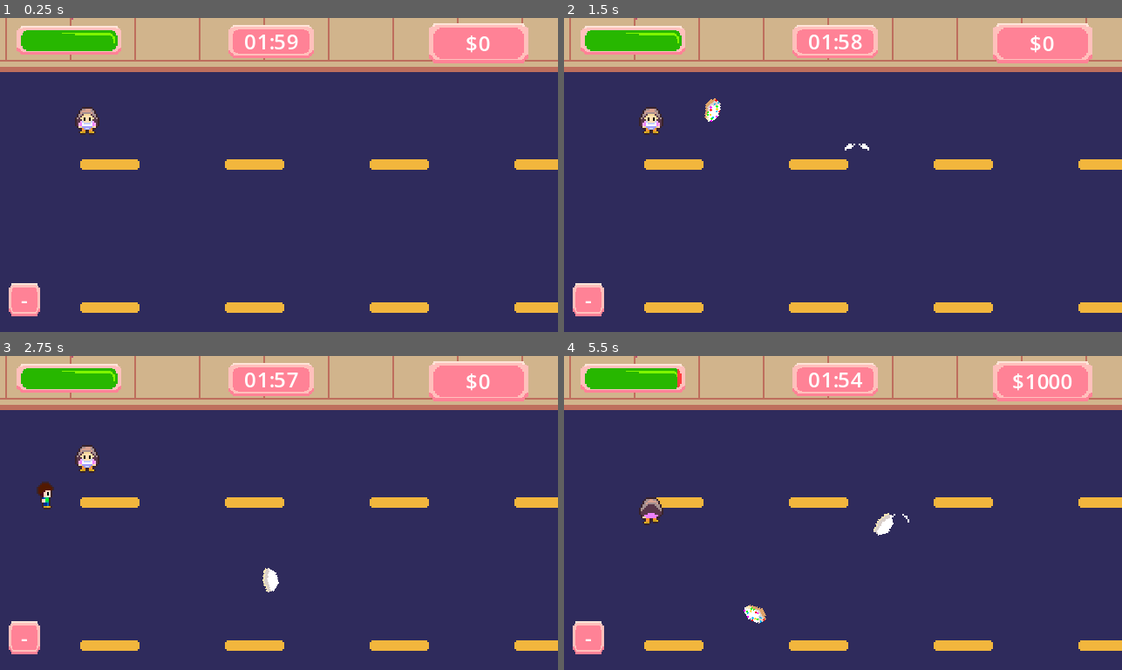
Above: before the commit, frames 1-4 (two rows, left to right).
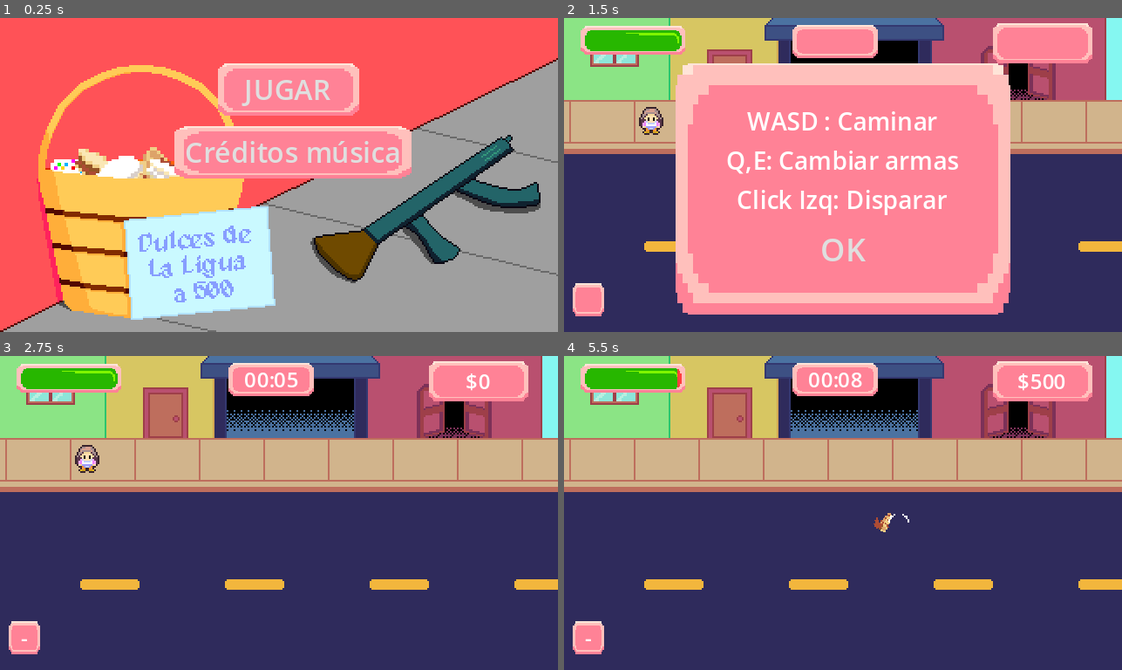
Above: after the commit, the same moments.

Repository: EricElMagenta/ligua-jam-2024
Game: Godot game, scene res://entities/UI/main_menu.tscn
Same seed, same stepped clock (60 frames per second), same inputs: the game is played once before the commit and once after it. Before the commit the project starts from res://entities/world/world_1.tscn.
Inputs (mouse positions are in pixels of both pictures, inside the frame that each line leads up to):
- Up to frame 1 (0.25 s): no input
- Up to frame 2 (1.5 s): click (854, 153) at 0.5 s, where only the run after the commit has a clickable "Créditos música"; click (854, 90) at 1.25 s, where only the run after the commit has a clickable "JUGAR"
- Up to frame 3 (2.75 s): click (279, 588) at 2 s, where only the run after the commit has a clickable "OK"
- Up to frame 4 (5.5 s): move the mouse to (965, 497) at 2.77 s; press the mouse at (965, 497) at 2.78 s; hold E (swap_weapon_right) 2.78-3.53 s; move the mouse to (731, 528) at 3.52 s; release the mouse at (731, 528) at 3.53 s; hold Down (ui_down) 3.53-4.28 s; click (731, 528) at 3.6 s; move the mouse to (898, 443) at 4.27 s; press the mouse at (898, 443) at 4.28 s; hold E (swap_weapon_right) 4.28-5.03 s; move the mouse to (815, 575) at 5.02 s; release the mouse at (815, 575) at 5.03 s; hold Up (ui_up) from 5.03 s (still down); click (815, 575) at 5.1 s

The runs differ from the first frame. In frame 1, 100% of the frame differs, in the area x 0-100%, y 0-100%; in frame 2, 70%; in frame 3, 41%; in frame 4, 42%.

Commit message:
Juego enviado para la jam. No leo lloros.

Diff:
--- /dev/null
+++ b/default_bus_layout.tres
@@ -0,0 +1,15 @@
+[gd_resource type="AudioBusLayout" format=3 uid="uid://bhw55wvf7b2mo"]
+
+[resource]
+bus/1/name = &"SFX"
+bus/1/solo = false
+bus/1/mute = false
+bus/1/bypass_fx = false
+bus/1/volume_db = 0.0
+bus/1/send = &"Master"
+bus/2/name = &"Music"
+bus/2/solo = false
+bus/2/mute = false
+bus/2/bypass_fx = false
+bus/2/volume_db = 0.0
+bus/2/send = &"Master"
--- /dev/null
+++ b/entities/UI/main_menu.gd
@@ -0,0 +1,19 @@
+extends Node
+
+@export var next_scene : PackedScene
+@onready var sfx_select = $SFXSelect
+@onready var panel_credits_2 = $CanvasLayer/PanelCredits2
+
+
+func _on_button_play_pressed():
+	sfx_select.play()
+	panel_credits_2.visible = false
+	get_tree().change_scene_to_packed(next_scene)
+
+
+func _on_label_credits_pressed():
+	sfx_select.play()
+	if !panel_credits_2.visible:
+		panel_credits_2.visible = true
+	else:
+		panel_credits_2.visible = false
--- /dev/null
+++ b/entities/UI/main_menu.tscn
@@ -0,0 +1,83 @@
+[gd_scene load_steps=10 format=3 uid="uid://c8fgfjvu66xxs"]
+
+[ext_resource type="Script" path="res://entities/UI/main_menu.gd" id="1_0wbm3"]
+[ext_resource type="PackedScene" uid="uid://cm6txmo4y6kcu" path="res://entities/world/world_1.tscn" id="2_rm0kx"]
+[ext_resource type="AudioStream" uid="uid://cf0ylljvtqgx0" path="res://sounds/select.wav" id="3_hk4d3"]
+[ext_resource type="Texture2D" uid="uid://d5hp5sr63up2" path="res://sprites/world/basket.png" id="3_la0n4"]
+
+[sub_resource type="StyleBoxEmpty" id="StyleBoxEmpty_bp2hr"]
+
+[sub_resource type="StyleBoxEmpty" id="StyleBoxEmpty_buqpm"]
+
+[sub_resource type="StyleBoxEmpty" id="StyleBoxEmpty_2htc6"]
+
+[sub_resource type="StyleBoxEmpty" id="StyleBoxEmpty_mgjor"]
+
+[sub_resource type="StyleBoxEmpty" id="StyleBoxEmpty_5li1u"]
+
+[node name="MainMenu" type="Node"]
+script = ExtResource("1_0wbm3")
+next_scene = ExtResource("2_rm0kx")
+
+[node name="CanvasLayer" type="CanvasLayer" parent="."]
+
+[node name="Sprite2D" type="Sprite2D" parent="CanvasLayer"]
+position = Vector2(160, 90)
+texture = ExtResource("3_la0n4")
+
+[node name="PanelContainer" type="PanelContainer" parent="CanvasLayer"]
+offset_left = 125.0
+offset_top = 26.0
+offset_right = 206.0
+offset_bottom = 56.0
+
+[node name="ButtonPlay" type="Button" parent="CanvasLayer/PanelContainer"]
+layout_mode = 2
+theme_override_styles/focus = SubResource("StyleBoxEmpty_bp2hr")
+theme_override_styles/hover = SubResource("StyleBoxEmpty_buqpm")
+theme_override_styles/pressed = SubResource("StyleBoxEmpty_2htc6")
+theme_override_styles/normal = SubResource("StyleBoxEmpty_mgjor")
+text = "JUGAR"
+
+[node name="PanelCredits" type="PanelContainer" parent="CanvasLayer"]
+offset_left = 100.0
+offset_top = 62.0
+offset_right = 236.0
+offset_bottom = 92.0
+
+[node name="ButtonCredits" type="Button" parent="CanvasLayer/PanelCredits"]
+layout_mode = 2
+theme_override_styles/focus = SubResource("StyleBoxEmpty_5li1u")
+theme_override_styles/disabled_mirrored = SubResource("StyleBoxEmpty_5li1u")
+theme_override_styles/disabled = SubResource("StyleBoxEmpty_5li1u")
+theme_override_styles/hover_pressed_mirrored = SubResource("StyleBoxEmpty_5li1u")
+theme_override_styles/hover_pressed = SubResource("StyleBoxEmpty_5li1u")
+theme_override_styles/hover_mirrored = SubResource("StyleBoxEmpty_5li1u")
+theme_override_styles/hover = SubResource("StyleBoxEmpty_5li1u")
+theme_override_styles/pressed_mirrored = SubResource("StyleBoxEmpty_5li1u")
+theme_override_styles/pressed = SubResource("StyleBoxEmpty_5li1u")
+theme_override_styles/normal_mirrored = SubResource("StyleBoxEmpty_5li1u")
+theme_override_styles/normal = SubResource("StyleBoxEmpty_5li1u")
+text = "Créditos música"
+
+[node name="PanelCredits2" type="PanelContainer" parent="CanvasLayer"]
+visible = false
+offset_left = 53.0
+offset_top = 106.0
+offset_right = 262.0
+offset_bottom = 169.0
+
+[node name="LabelCredits" type="Label" parent="CanvasLayer/PanelCredits2"]
+layout_mode = 2
+theme_override_font_sizes/font_size = 7
+text = "\"Getting it Done\"
+Kevin MacLeod (incompetech.com)
+Licensed under Creative Commons: By Attribution 3.0
+http://creativecommons.org/licenses/by/3.0/"
+horizontal_alignment = 1
+
+[node name="SFXSelect" type="AudioStreamPlayer2D" parent="."]
+stream = ExtResource("3_hk4d3")
+
+[connection signal="pressed" from="CanvasLayer/PanelContainer/ButtonPlay" to="." method="_on_button_play_pressed"]
+[connection signal="pressed" from="CanvasLayer/PanelCredits/ButtonCredits" to="." method="_on_label_credits_pressed"]
--- a/entities/enemies/enemy-1.tscn
+++ b/entities/enemies/enemy-1.tscn
@@ -1,7 +1,8 @@
-[gd_scene load_steps=15 format=3 uid="uid://dhdiqy6rg4gr7"]
+[gd_scene load_steps=16 format=3 uid="uid://dhdiqy6rg4gr7"]
 
 [ext_resource type="Script" path="res://entities/enemies/enemy_1.gd" id="1_yx8ga"]
 [ext_resource type="Texture2D" uid="uid://dviis3qk08uqf" path="res://sprites/hazards/enemies-Sheet.png" id="2_s7dwx"]
+[ext_resource type="AudioStream" uid="uid://c5a88a258haar" path="res://sounds/car_crash.wav" id="3_p2d4w"]
 
 [sub_resource type="RectangleShape2D" id="RectangleShape2D_drb7j"]
 size = Vector2(14, 16)
@@ -123,5 +124,11 @@
 position = Vector2(1.19209e-07, 0)
 scale = Vector2(0.7, 0.8)
 
+[node name="SFX" type="Node" parent="."]
+
+[node name="SFXCarCrash" type="AudioStreamPlayer" parent="SFX"]
+stream = ExtResource("3_p2d4w")
+volume_db = -12.636
+
 [connection signal="area_entered" from="hitbox" to="." method="_on_hitbox_area_entered"]
 [connection signal="screen_exited" from="VisibleOnScreenNotifier2D" to="." method="_on_visible_on_screen_notifier_2d_screen_exited"]
--- a/entities/enemies/enemy_1.gd
+++ b/entities/enemies/enemy_1.gd
@@ -14,14 +14,19 @@
 var crashed = false
 var weapons_spawn = ["machinegun", "blowgun"]
 
+# AUDIO
+@onready var sfx_car_crash = $SFX/SFXCarCrash
+
 
 @onready var player = get_parent().get_node("Player")
 @onready var animated_sprite_2d = $AnimatedSprite2D
 @onready var hitbox = $hitbox
+@onready var collision_shape_2d = $hitbox/CollisionShape2D
 
 func _physics_process(delta):
 	if !crashed: follow_player(delta)
-	else: a_la_mierda()
+	else:
+		a_la_mierda()
 
 	handle_damage_to_player()
 	handle_animations()
@@ -52,11 +57,14 @@
 
 func _on_hitbox_area_entered(area):
 	if area is Car:
+		sfx_car_crash.play()
 		crashed = true
 
 func a_la_mierda():
+	collision_shape_2d.disabled = true
 	rotation += ROTATION_CRASH
 	position += Vector2(-5, -5)
+
 
 func spawn_power_up():
 	var random_power_up = weapons_spawn[randi() % weapons_spawn.size()]
--- a/entities/player/player.gd
+++ b/entities/player/player.gd
@@ -19,6 +19,11 @@
 
 # PUNTAJE
 var score = 0
+
+# AUDIO
+@onready var sfx_damage = $SFX/SFXDamage
+@onready var sfx_power_up = $SFX/SFXPowerUp
+@onready var sfx_swapping = $SFX/SFXSwapping
 
 @onready var health = $"../UI/Healthbar/Health"
 @onready var animated_sprite_2d = $AnimatedSprite2D
@@ -41,7 +46,6 @@
 	elif weapon_index == 2: shooting_blowgun()
 	swap_weapon()
 	move_and_slide()
-
 	if health.value < 1:
 		defeated = true
 		collision_shape_2d.disabled = true
@@ -53,6 +57,7 @@
 	if !is_on_wall() || !is_on_ceiling() : velocity = input_direction * SPEED
 
 func on_take_damage():
+	sfx_damage.play()
 	# Inmunidad post-daño
 	if health.value > 8: damage_blink = true
 	if damage_blink:
@@ -161,6 +166,7 @@
 	if swap_direction == "right":
 		for i in range(weapon_index+1, len(has_weapon), 1):
 			if has_weapon[i] == 1:
+				sfx_swapping.play()
 				return i
 		return 0
 
@@ -168,10 +174,12 @@
 		if weapon_index == 0:
 			for i in range(len(has_weapon)-1, 0, -1):
 				if has_weapon[i] == 1:
+					sfx_swapping.play()
 					return i
 		else:
 			for i in range(weapon_index-1, 0, -1):
 				if has_weapon[i] == 1:
+					sfx_swapping.play()
 					return i
 		return 0
 
@@ -182,6 +190,7 @@
 ######################################################################### SEÑALES ##############################################################
 func _on_hitbox_area_entered(area):
 	if area is PowerUp:
+		sfx_power_up.play()
 		if area.type == "machinegun":
 			machinegun_ammo += 20
 			has_weapon[1] = 1
--- a/entities/player/player.tscn
+++ b/entities/player/player.tscn
@@ -1,9 +1,12 @@
-[gd_scene load_steps=38 format=3 uid="uid://prbywccmh2ij"]
+[gd_scene load_steps=41 format=3 uid="uid://prbywccmh2ij"]
 
 [ext_resource type="Script" path="res://entities/player/player.gd" id="1_7wm1o"]
 [ext_resource type="Texture2D" uid="uid://dg6ffpiu2436a" path="res://sprites/player/player_blowgun.png" id="2_jdmdk"]
 [ext_resource type="Texture2D" uid="uid://b6ufu2h2ni7g8" path="res://sprites/player/player-machinegun.png" id="3_4o20v"]
 [ext_resource type="Texture2D" uid="uid://cqwp35ddt0rab" path="res://sprites/player/player_sprites-Sheet.png" id="3_51gmf"]
+[ext_resource type="AudioStream" uid="uid://0a3mbbvfexq0" path="res://sounds/damage.wav" id="5_lmtg1"]
+[ext_resource type="AudioStream" uid="uid://d3j2n8cv6w2ii" path="res://sounds/powerUp.wav" id="6_wjo5n"]
+[ext_resource type="AudioStream" uid="uid://bw4rrleljlb5l" path="res://sounds/swapping.wav" id="7_i4aan"]
 
 [sub_resource type="RectangleShape2D" id="RectangleShape2D_rl1m5"]
 size = Vector2(13, 14)
@@ -329,7 +332,7 @@
 limit_left = 0
 limit_top = 0
 limit_right = 460
-limit_bottom = 256
+limit_bottom = 303
 editor_draw_limits = true
 
 [node name="hitbox" type="Area2D" parent="."]
@@ -341,4 +344,18 @@
 shape = SubResource("RectangleShape2D_w3e6h")
 debug_color = Color(0.552139, 0.400483, 1, 0.42)
 
+[node name="SFX" type="Node" parent="."]
+
+[node name="SFXDamage" type="AudioStreamPlayer" parent="SFX"]
+stream = ExtResource("5_lmtg1")
+volume_db = -11.473
+
+[node name="SFXPowerUp" type="AudioStreamPlayer" parent="SFX"]
+stream = ExtResource("6_wjo5n")
+volume_db = -4.183
+
+[node name="SFXSwapping" type="AudioStreamPlayer" parent="SFX"]
+stream = ExtResource("7_i4aan")
+volume_db = -8.262
+
 [connection signal="area_entered" from="hitbox" to="." method="_on_hitbox_area_entered"]
--- a/entities/player/projectile.gd
+++ b/entities/player/projectile.gd
@@ -10,6 +10,9 @@
 var target_pos : Vector2 # Objetivo (donde clickeó el jugador)
 var weapon_index = 0
 
+# AUDIO
+@onready var sfx_default_throw = $SFX/SFXDefaultThrow
+
 
 # Hitbox del dulce
 @onready var collision_shape_2d = $CollisionShape2D
@@ -19,6 +22,7 @@
 func _ready():
 	global_position = spawn_pos
 	animated_sprite_2d.frame = int(randi_range(0,4)) # Sprite random
+	sfx_default_throw.play()
 
 func _physics_process(delta):
 	rotation += ROTATION_SPEED
--- a/entities/player/projectile.tscn
+++ b/entities/player/projectile.tscn
@@ -1,8 +1,9 @@
-[gd_scene load_steps=18 format=3 uid="uid://ct6l6h50e16lx"]
+[gd_scene load_steps=19 format=3 uid="uid://ct6l6h50e16lx"]
 
 [ext_resource type="Script" path="res://entities/player/projectile.gd" id="1_8uaba"]
 [ext_resource type="Texture2D" uid="uid://n7bie1oy5u45" path="res://sprites/candies/splort-1-Sheet.png" id="2_2771g"]
 [ext_resource type="Texture2D" uid="uid://csy65vtr8rdq" path="res://sprites/candies/dulces-sprites-smaller-Sheet.png" id="3_rrglv"]
+[ext_resource type="AudioStream" uid="uid://bjm6g2hll5osw" path="res://sounds/default_throw.wav" id="4_ebjb7"]
 
 [sub_resource type="AtlasTexture" id="AtlasTexture_s8bav"]
 atlas = ExtResource("2_2771g")
@@ -119,4 +120,10 @@
 shape = SubResource("RectangleShape2D_sl0vs")
 debug_color = Color(0.88273, 0.000332295, 0.815434, 0.42)
 
+[node name="SFX" type="Node" parent="."]
+
+[node name="SFXDefaultThrow" type="AudioStreamPlayer" parent="SFX"]
+stream = ExtResource("4_ebjb7")
+volume_db = -11.837
+
 [connection signal="body_entered" from="." to="." method="_on_body_entered"]
--- /dev/null
+++ b/entities/world/global_music.tscn
@@ -0,0 +1,10 @@
+[gd_scene load_steps=2 format=3 uid="uid://wgl45mo1s0ps"]
+
+[ext_resource type="AudioStream" uid="uid://dt8xy0xjwooos" path="res://sounds/Getting it Done.wav" id="1_e7gv7"]
+
+[node name="GlobalMusic" type="AudioStreamPlayer"]
+process_mode = 3
+stream = ExtResource("1_e7gv7")
+volume_db = -15.265
+autoplay = true
+bus = &"Music"
--- a/entities/world/world_1.gd
+++ b/entities/world/world_1.gd
@@ -1,4 +1,9 @@
 extends Node2D
+
+# AUDIO
+@onready var sfx_cash = $SFX/SFXCash
+@onready var sfx_select = $SFX/SFXSelect
+@onready var sfx_alarm = $SFX/SFXAlarm
 
 @onready var enemy_scene = preload("res://entities/enemies/enemy-1.tscn")
 @onready var car_scene = preload("res://entities/hazards/car.tscn")
@@ -17,6 +22,7 @@
 @onready var traffic_light = $UI/Lights/TrafficLight
 @onready var end_panel = $UI/EndPanel
 @onready var label_score = $UI/EndPanel/PanelContainer/VBoxContainer/LabelScore
+@onready var tips_panel = $UI/TipsPanel
 
 var lower_spawn_rate_flag = true
 var spawn_modifier = 1.0
@@ -24,30 +30,29 @@
 var score = 0
 var traffic_time
 
-
 func _ready():
 	polygon_2d.polygons = collision_polygon_2d.polygon
 	level_timer.start()
 	Events.enemy_defeated.connect(add_score)
+	get_tree().paused = true
 
 func _physics_process(delta):
 	level_time_label.text = "%02d:%02d" % countdown()
 	score_label.text = "$" + str(score)
 	level_time = Time.get_ticks_msec()
 	update_ammo()
-
 	traffic_time = countdown()[1]
 	if traffic_time%20==0 && level_time/1000 > 3:
 		traffic_chaos()
 
-	if level_time_label.text == "00:00" || player.health.value <= 0:
-		if player.health.value == 0: player.process_mode = 3
+	if player.health.value <= 0:
+		player.process_mode = 3
 		game_over_panel()
 
 	lower_spawn_rate()
 
 func countdown():
-	var time_left = level_timer.time_left
+	var time_left = level_time/1000
 	var minutes = floor(time_left / 60)
 	var seconds =  int(time_left) % 60
 	return [minutes, seconds]
@@ -56,12 +61,12 @@
 	var spawn_h_range = [-20, 472]
 	var spawn_h = spawn_h_range[randi() % spawn_h_range.size()]
 	var enemy = enemy_scene.instantiate()
-	enemy.position = Vector2(spawn_h, randi_range(16, 240))
+	enemy.position = Vector2(spawn_h, randi_range(48, 300))
 	call_deferred("add_child", enemy)
 
 func _on_car_timer_timeout():
 	var new_car = car_scene.instantiate()
-	new_car.position=Vector2(472, randi_range(50, 200))
+	new_car.position=Vector2(472, randi_range(110, 260))
 	call_deferred("add_child", new_car)
 
 func lower_spawn_rate():
@@ -78,9 +83,11 @@
 	ammo_label.text = str(player.update_ammo())
 
 func add_score():
-	score += 1000
+	sfx_cash.play()
+	score += 500
 
 func traffic_chaos():
+	play_alarm()
 	lights.visible = true
 	traffic_light.play("ALERT!")
 	await get_tree().create_timer(1.2).timeout
@@ -90,6 +97,13 @@
 	await get_tree().create_timer(2).timeout
 	lights.visible = false
 
+func play_alarm():
+	sfx_alarm.play()
+	get_tree().create_timer(0.4).timeout
+	sfx_alarm.play()
+	get_tree().create_timer(0.4).timeout
+	sfx_alarm.play()
+
 func game_over_panel():
 	get_tree().paused = true
 	label_score.text = "$" + str(score)
@@ -98,4 +112,11 @@
 
 func _on_button_restart_pressed():
 	get_tree().paused = false
+	level_time = 0
+	sfx_select.play()
 	get_tree().reload_current_scene()
+
+
+func _on_button_pressed():
+	tips_panel.visible = false
+	get_tree().paused = false
--- a/entities/world/world_1.tscn
+++ b/entities/world/world_1.tscn
@@ -1,20 +1,45 @@
-[gd_scene load_steps=8 format=3 uid="uid://cm6txmo4y6kcu"]
-
-[ext_resource type="Texture2D" uid="uid://beykt5t50gcp3" path="res://sprites/world/world-1.png" id="1_f6r25"]
+[gd_scene load_steps=22 format=3 uid="uid://cm6txmo4y6kcu"]
+
 [ext_resource type="Script" path="res://entities/world/world_1.gd" id="1_j64mq"]
 [ext_resource type="PackedScene" uid="uid://prbywccmh2ij" path="res://entities/player/player.tscn" id="2_e3civ"]
+[ext_resource type="Texture2D" uid="uid://il40efhahaxb" path="res://sprites/world/world-1-v2.png" id="2_eytxf"]
 [ext_resource type="PackedScene" uid="uid://c3gf2j7o5iwbc" path="res://entities/world/traffic_light.tscn" id="6_b0kny"]
+[ext_resource type="AudioStream" uid="uid://dhhi5lg24vn5j" path="res://sounds/cash.wav" id="7_upwkh"]
 [ext_resource type="Texture2D" uid="uid://cdh25ic0wcdig" path="res://sprites/UI/UI-healthbar-red.png" id="8_i2d2e"]
+[ext_resource type="AudioStream" uid="uid://cf0ylljvtqgx0" path="res://sounds/select.wav" id="8_yl3lv"]
 [ext_resource type="Texture2D" uid="uid://tryno0o1e5oa" path="res://sprites/UI/UI-healthbar-green.png" id="9_2k0ui"]
+[ext_resource type="AudioStream" uid="uid://ckksti2wfoglc" path="res://sounds/alarm.wav" id="9_pkah6"]
 
 [sub_resource type="StyleBoxEmpty" id="StyleBoxEmpty_f6rjt"]
+
+[sub_resource type="StyleBoxEmpty" id="StyleBoxEmpty_je4d2"]
+
+[sub_resource type="StyleBoxEmpty" id="StyleBoxEmpty_jttgl"]
+
+[sub_resource type="StyleBoxEmpty" id="StyleBoxEmpty_n23qn"]
+
+[sub_resource type="StyleBoxEmpty" id="StyleBoxEmpty_24i78"]
+
+[sub_resource type="StyleBoxEmpty" id="StyleBoxEmpty_un8v3"]
+
+[sub_resource type="StyleBoxEmpty" id="StyleBoxEmpty_71jar"]
+
+[sub_resource type="StyleBoxEmpty" id="StyleBoxEmpty_ehesv"]
+
+[sub_resource type="StyleBoxEmpty" id="StyleBoxEmpty_rc554"]
+
+[sub_resource type="StyleBoxEmpty" id="StyleBoxEmpty_kdra5"]
+
+[sub_resource type="StyleBoxEmpty" id="StyleBoxEmpty_jgvvl"]
+
+[sub_resource type="StyleBoxEmpty" id="StyleBoxEmpty_i08jh"]
 
 [node name="World1" type="Node2D"]
 script = ExtResource("1_j64mq")
 
 [node name="Sprite2D" type="Sprite2D" parent="."]
 position = Vector2(230, 128)
-texture = ExtResource("1_f6r25")
+texture = ExtResource("2_eytxf")
 
 [node name="Player" parent="." instance=ExtResource("2_e3civ")]
 position = Vector2(50, 59)
@@ -23,7 +48,7 @@
 collision_mask = 3
 
 [node name="CollisionPolygon2D" type="CollisionPolygon2D" parent="StaticBody2D"]
-polygon = PackedVector2Array(-8, 0, -8, 40, -8, 272, 472, 272, 472, -8, -8, -8, 0, 0, 460, 0, 460, 256, 0, 256, 0, 0, -8, -8)
+polygon = PackedVector2Array(-7, 39, -8, 315, 470, 315, 472, 33, 2, 34, 2, 39, 460, 39, 460, 303, 0, 303, 0, 39, -4, 39)
 
 [node name="Polygon2D" type="Polygon2D" parent="StaticBody2D/CollisionPolygon2D"]
 
@@ -141,6 +166,59 @@
 theme_override_styles/normal = SubResource("StyleBoxEmpty_f6rjt")
 text = "Reiniciar"
 
+[node name="TipsPanel" type="Node2D" parent="UI"]
+process_mode = 3
+
+[node name="PanelContainer" type="PanelContainer" parent="UI/TipsPanel"]
+offset_left = 64.0
+offset_top = 26.0
+offset_right = 256.0
+offset_bottom = 170.0
+
+[node name="VBoxContainer" type="VBoxContainer" parent="UI/TipsPanel/PanelContainer"]
+layout_mode = 2
+
+[node name="TipsLabel" type="Label" parent="UI/TipsPanel/PanelContainer/VBoxContainer"]
+layout_mode = 2
+theme_override_font_sizes/font_size = 14
+text = "
+WASD : Caminar
+Q,E: Cambiar armas
+Click Izq: Disparar"
+horizontal_alignment = 1
+vertical_alignment = 1
+
+[node name="Button" type="Button" parent="UI/TipsPanel/PanelContainer/VBoxContainer"]
+layout_mode = 2
+theme_override_font_sizes/font_size = 18
+theme_override_styles/focus = SubResource("StyleBoxEmpty_je4d2")
+theme_override_styles/disabled_mirrored = SubResource("StyleBoxEmpty_jttgl")
+theme_override_styles/disabled = SubResource("StyleBoxEmpty_n23qn")
+theme_override_styles/hover_pressed_mirrored = SubResource("StyleBoxEmpty_24i78")
+theme_override_styles/hover_pressed = SubResource("StyleBoxEmpty_un8v3")
+theme_override_styles/hover_mirrored = SubResource("StyleBoxEmpty_71jar")
+theme_override_styles/hover = SubResource("StyleBoxEmpty_ehesv")
+theme_override_styles/pressed_mirrored = SubResource("StyleBoxEmpty_rc554")
+theme_override_styles/pressed = SubResource("StyleBoxEmpty_kdra5")
+theme_override_styles/normal_mirrored = SubResource("StyleBoxEmpty_jgvvl")
+theme_override_styles/normal = SubResource("StyleBoxEmpty_i08jh")
+text = "OK"
+
+[node name="SFX" type="Node" parent="."]
+
+[node name="SFXCash" type="AudioStreamPlayer" parent="SFX"]
+stream = ExtResource("7_upwkh")
+volume_db = -12.731
+
+[node name="SFXSelect" type="AudioStreamPlayer" parent="SFX"]
+stream = ExtResource("8_yl3lv")
+volume_db = -8.792
+
+[node name="SFXAlarm" type="AudioStreamPlayer" parent="SFX"]
+stream = ExtResource("9_pkah6")
+volume_db = -13.607
+
 [connection signal="timeout" from="Timer" to="." method="_on_timer_timeout"]
 [connection signal="timeout" from="CarTimer" to="." method="_on_car_timer_timeout"]
 [connection signal="pressed" from="UI/EndPanel/PanelContainer/VBoxContainer/ButtonRestart" to="." method="_on_button_restart_pressed"]
+[connection signal="pressed" from="UI/TipsPanel/PanelContainer/VBoxContainer/Button" to="." method="_on_button_pressed"]
--- a/project.godot
+++ b/project.godot
@@ -11,13 +11,14 @@
 [application]
 
 config/name="ligua-jam"
-run/main_scene="res://entities/world/world_1.tscn"
+run/main_scene="res://entities/UI/main_menu.tscn"
 config/features=PackedStringArray("4.3", "GL Compatibility")
 config/icon="res://icon.svg"
 
 [autoload]
 
 Events="*res://events.gd"
+GlobalMusic="*res://entities/world/global_music.tscn"
 
 [display]
 
Not shown, added: export_presets.cfg
Not shown, added: sounds/Getting it Done.wav.import
Not shown, added: sounds/alarm.wav.import
Not shown, added: sounds/car_crash.wav.import
Not shown, added: sounds/cash.wav.import
Not shown, added: sounds/damage.wav.import
Not shown, added: sounds/default_throw.wav.import
Not shown, added: sounds/powerUp.wav.import
Not shown, added: sounds/select.wav.import
Not shown, added: sounds/swapping.wav.import
Binary file added: sprites/world/basket.aseprite
Binary file added: sprites/world/basket.png
(and 12 more such lines)
